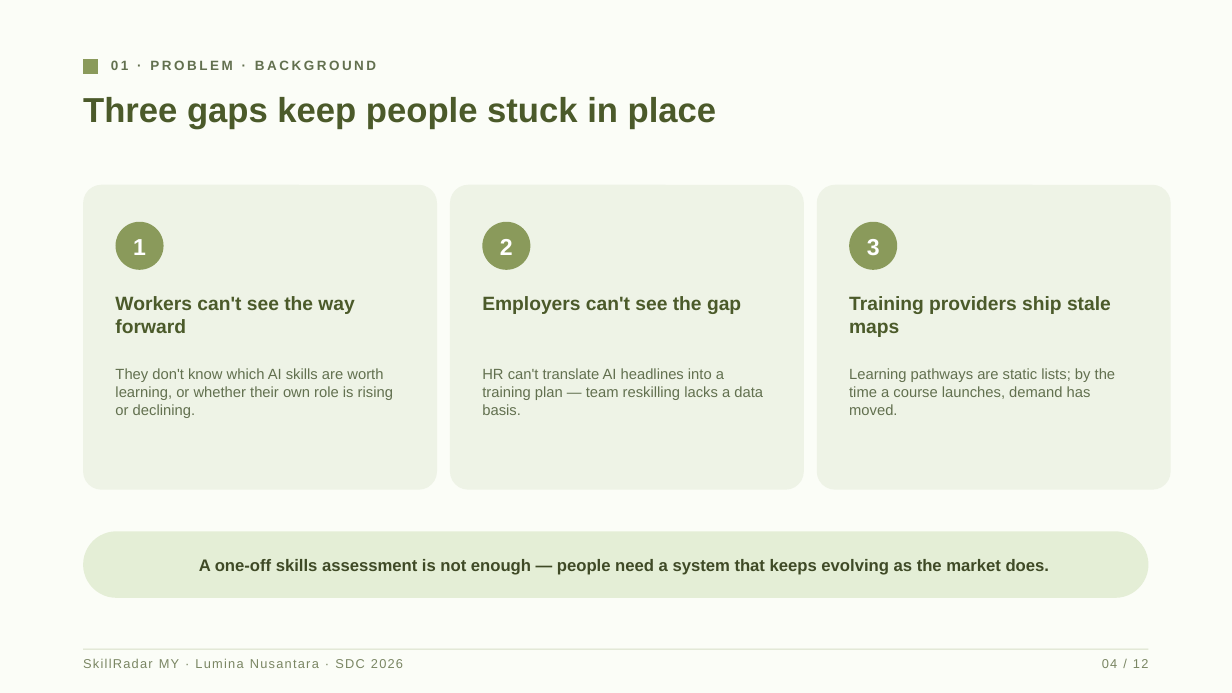
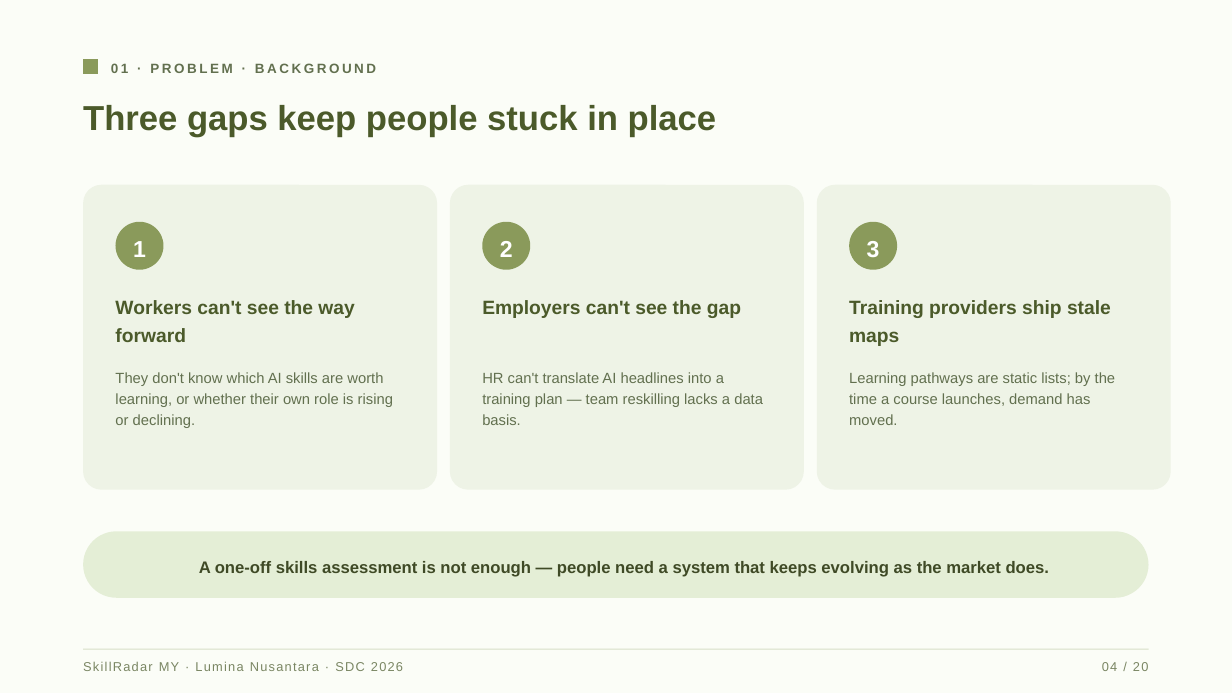
Before and after one commit to douyinlin/sdc2026-lumina-nusantara, a slide deck: slide 4 of submission/SDC2026_LuminaNusantara_SlideDeck.pptx. Drawn at 1232x693 pixels with LibreOffice and Linux fonts; fonts in the diff are those of the drawing. Boxes give left, top, right and bottom in pixels: in the first picture for what was removed or moved away, otherwise in the second. Text is boxed around its words. In the diff, an @@ line names an element or a change of style, - is before the commit and + after.

```diff
--- a/submission/SDC2026_LuminaNusantara_SlideDeck.pptx
+++ b/submission/SDC2026_LuminaNusantara_SlideDeck.pptx
@@ ellipse added at (x1=116, y1=222, x2=164, y2=270), fill #8A9A5B @@
@@ ellipse added at (x1=482, y1=222, x2=531, y2=270), fill #8A9A5B @@
@@ 3 texts moved together from (x1=116, y1=222, x2=897, y2=270) to (x1=133, y1=241, x2=880, y2=257) @@
@@ line spacing 1 to 1.2; fill #8A9A5B to none in 3 elements at (x1=133, y1=241, x2=146, y2=257), (x1=500, y1=241, x2=513, y2=257), (x1=867, y1=241, x2=880, y2=257) @@
@@ ellipse added at (x1=849, y1=222, x2=897, y2=270), fill #8A9A5B @@
@@ line spacing 1 to 1.2 in 10 elements at (x1=111, y1=63, x2=376, y2=73), (x1=83, y1=105, x2=717, y2=137), (x1=115, y1=300, x2=354, y2=342), (x1=115, y1=372, x2=393, y2=428), (x1=482, y1=300, x2=741, y2=318), (x1=482, y1=372, x2=763, y2=425), (x1=849, y1=300, x2=1111, y2=346), (x1=849, y1=372, x2=1116, y2=425), (x1=199, y1=561, x2=1049, y2=577), (x1=83, y1=661, x2=403, y2=671) @@
@@ text at (x1=1102, y1=662, x2=1149, y2=671): text changed @@
-04 / 12
+04 / 20
```
Also in this commit, not shown: 11 other slides changed, 8 slides added, 3 other files.
